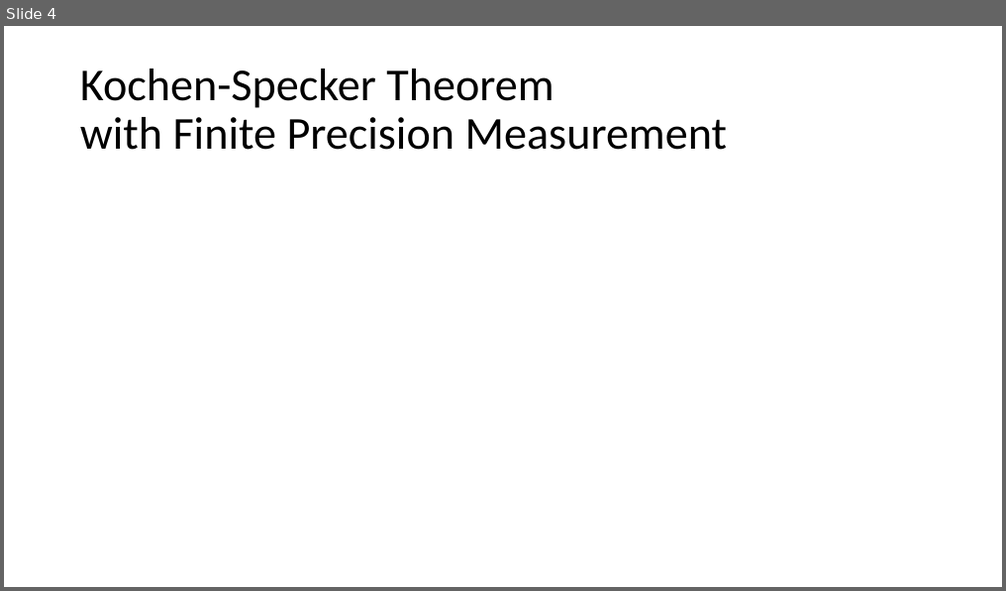
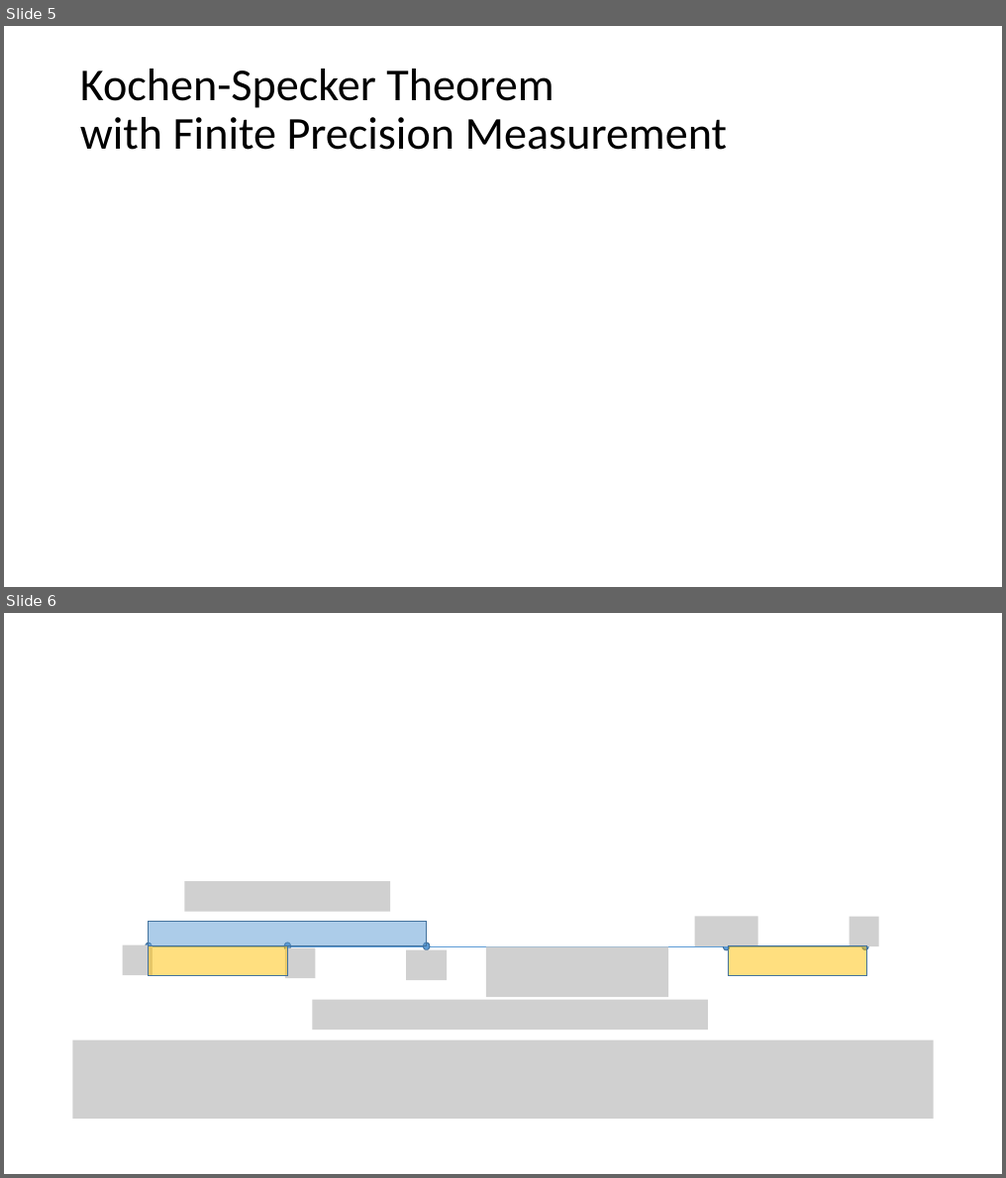
Before and after one commit to yuttai/Contextuality-and-Nonlocality-in-Discrete-Quantum-Theory, a slide deck: Kochen-Specker Theorem in QIVPM.pptx. Shown one above the other, each under a label of ours: slide 4 before the commit, slides 5 and 6 after it. The pictures are 1006x591 and 1006x1178 pixels, drawn with LibreOffice and Linux fonts; fonts in the diff are those of the drawing; grey boxes stand for pictures. Boxes give left, top, right and bottom in pixels: in the first picture for what was removed or moved away, otherwise in the second. Text is boxed around its words. In the diff, an @@ line names an element or a change of style, - is before the commit and + after.

```diff
--- a/Kochen-Specker Theorem in QIVPM.pptx
+++ b/Kochen-Specker Theorem in QIVPM.pptx
@@ slide 6 added at [4,613,1002,1174], background #FFFFFF @@
@@ picture added at [184,881,390,912] @@
@@ rectangle added at [149,922,426,947], fill #5B9BD5 at 50% opacity, outline #43739E 1 pt @@
@@ picture added at [695,916,758,947] @@
@@ picture added at [849,917,879,947] @@
@@ picture added at [122,946,152,975] @@
@@ ellipse added at [146,943,152,951], fill #5B9BD5, outline #43739E 1 pt @@
@@ rectangle added at [149,947,288,976], fill #FFC000 at 50% opacity, outline #43739E 1 pt @@
@@ arrow added from (152, 947) to (868, 947), #5B9BD5 0.5 pt @@
@@ ellipse added at [284,943,290,951], fill #5B9BD5, outline #43739E 1 pt @@
@@ picture added at [285,949,316,978] @@
@@ picture added at [406,951,447,980] @@
@@ ellipse added at [423,943,430,951], fill #5B9BD5, outline #43739E 1 pt @@
@@ picture added at [486,947,668,997] @@
@@ ellipse added at [724,943,730,951], fill #5B9BD5, outline #43739E 1 pt @@
@@ rectangle added at [729,947,868,976], fill #FFC000 at 50% opacity, outline #43739E 1 pt @@
@@ ellipse added at [862,943,868,951], fill #5B9BD5, outline #43739E 1 pt @@
@@ picture added at [313,1000,708,1030] @@
@@ picture added at [73,1041,934,1119] @@
@@ what was slide 4 is now slide 5 @@
```
Also in this commit, not shown: 1 other slide added, 1 slide removed, 2 other files.
